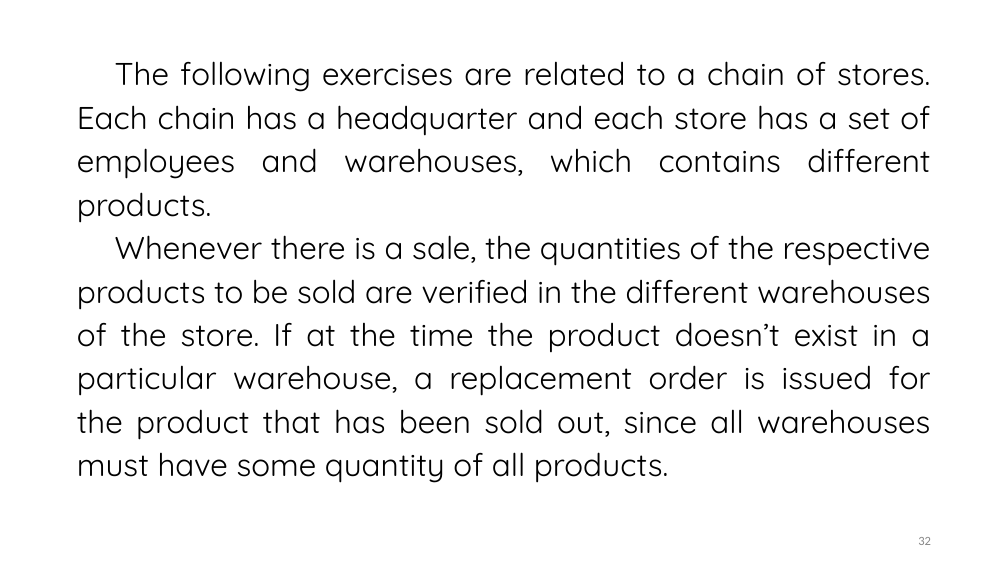
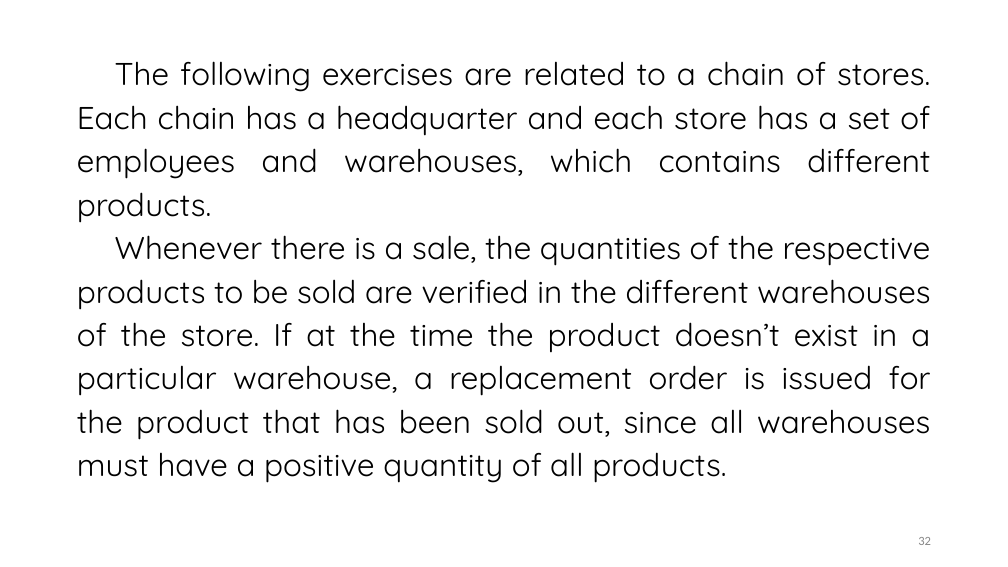
Before and after one commit to saracouto1318/TVVS, a slide deck: slide 32 of Presentation.pptx. Drawn at 1008x567 pixels with LibreOffice and Linux fonts; fonts in the diff are those of the drawing. Boxes give left, top, right and bottom in pixels: in the first picture for what was removed or moved away, otherwise in the second. Text is boxed around its words. In the diff, an @@ line names an element or a change of style, - is before the commit and + after.

```diff
--- a/Presentation.pptx
+++ b/Presentation.pptx
@@ text at [77, 235, 931, 483]: text changed @@
-Whenever there is a sale, the quantities of the respective products to be sold are verified in the different warehouses of the store. If at the time the product doesn’t exist in a particular warehouse, a replacement order is issued for the product that has been sold out, since all warehouses must have some quantity of all products.
+Whenever there is a sale, the quantities of the respective products to be sold are verified in the different warehouses of the store. If at the time the product doesn’t exist in a particular warehouse, a replacement order is issued for the product that has been sold out, since all warehouses must have a positive quantity of all products.
```
Also in this commit, not shown: 3 other slides changed, 3 other files.
